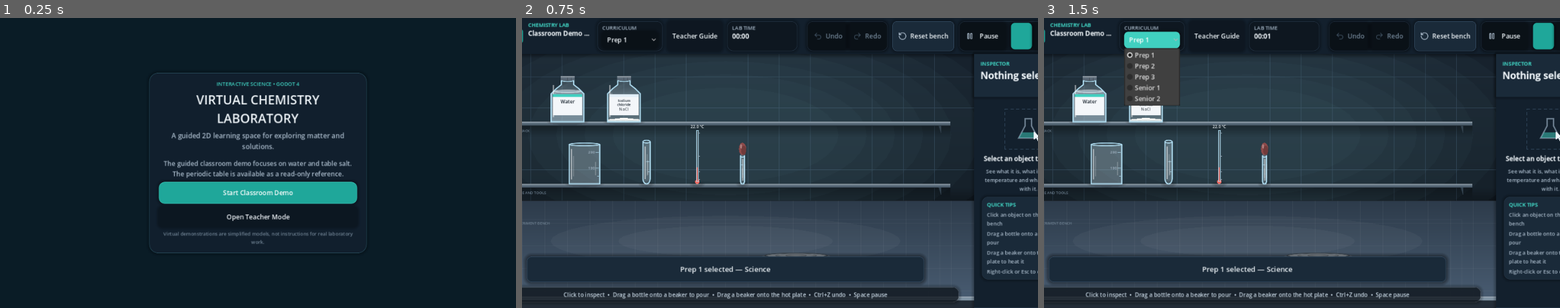
Above: before the commit, frames 1-3 (left to right).
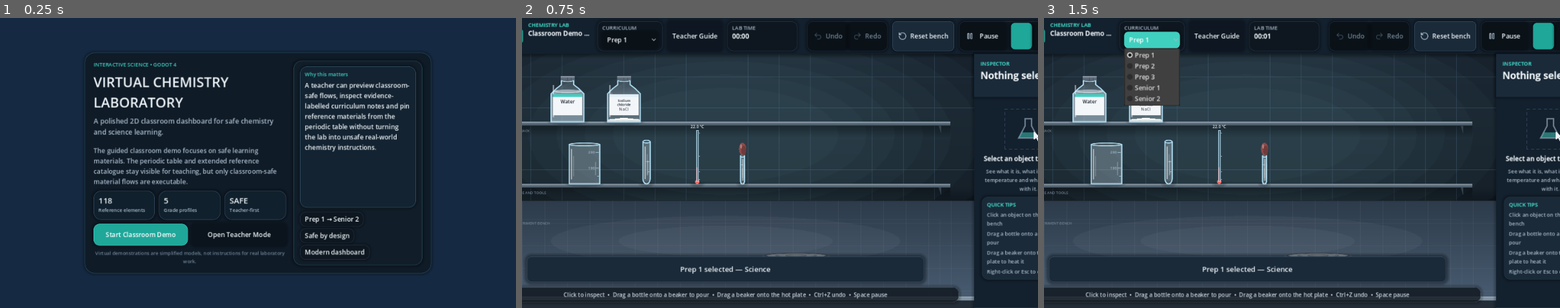
Above: after the commit, the same moments.

Repository: KareemMohammadeen/chemistry-lab-2d
Game: Godot game, scene res://scenes/main.tscn
The game is run twice, just before and just after one commit, with the same random seed, the same clock (stepped at 60 frames per second) and the same inputs.
Inputs:
- Up to frame 1 (0.25 s): no input
- Up to frame 2 (0.75 s): click "Start Classroom Demo" at 0.5 s
- Up to frame 3 (1.5 s): click "Prep 1" at 1.25 s

The runs differ from the first frame. In frame 1, 60% of the frame differs, in the area x 0-100%, y 0-100%; in frame 2, nothing differs; in frame 3, nothing differs.

Commit message:
Redesign the welcome screen into a modern classroom dashboard entry point

Diff:
--- a/scripts/ui/welcome_overlay.gd
+++ b/scripts/ui/welcome_overlay.gd
@@ -6,7 +6,7 @@
 signal mode_selected(mode: String)
 
 const TITLE := "VIRTUAL CHEMISTRY LABORATORY"
-const SUBTITLE := "A guided 2D learning space for exploring matter and solutions."
+const SUBTITLE := "A polished 2D classroom dashboard for safe chemistry and science learning."
 
 
 func _ready() -> void:
@@ -18,16 +18,22 @@
 
 func _build_screen() -> void:
 	var backdrop := ColorRect.new()
-	backdrop.color = Color("#07111B")
+	backdrop.color = LabColors.BACKGROUND
 	backdrop.set_anchors_and_offsets_preset(Control.PRESET_FULL_RECT)
 	backdrop.mouse_filter = Control.MOUSE_FILTER_STOP
 	add_child(backdrop)
 
-	var glow := ColorRect.new()
-	glow.color = Color(0.12, 0.42, 0.48, 0.12)
-	glow.set_anchors_and_offsets_preset(Control.PRESET_FULL_RECT)
-	glow.mouse_filter = Control.MOUSE_FILTER_IGNORE
-	backdrop.add_child(glow)
+	var glow_left := ColorRect.new()
+	glow_left.color = Color(0.13, 0.56, 0.54, 0.16)
+	glow_left.set_anchors_and_offsets_preset(Control.PRESET_FULL_RECT)
+	glow_left.mouse_filter = Control.MOUSE_FILTER_IGNORE
+	backdrop.add_child(glow_left)
+
+	var glow_right := ColorRect.new()
+	glow_right.color = Color(0.37, 0.30, 0.88, 0.12)
+	glow_right.set_anchors_and_offsets_preset(Control.PRESET_FULL_RECT)
+	glow_right.mouse_filter = Control.MOUSE_FILTER_IGNORE
+	backdrop.add_child(glow_right)
 
 	var center := CenterContainer.new()
 	center.set_anchors_and_offsets_preset(Control.PRESET_FULL_RECT)
@@ -35,65 +41,128 @@
 	center.size_flags_vertical = Control.SIZE_EXPAND_FILL
 	add_child(center)
 
-	var panel := PanelContainer.new()
-	panel.custom_minimum_size = Vector2(540.0, 0.0)
-	panel.add_theme_stylebox_override("panel",
-		LabTheme.box(Color("#111F2D"), Color("#2B5363"), 1, 22, 24, 18))
-	center.add_child(panel)
-
-	var content := VBoxContainer.new()
-	content.add_theme_constant_override("separation", 8)
+	var shell := PanelContainer.new()
+	shell.custom_minimum_size = Vector2(860.0, 0.0)
+	shell.add_theme_stylebox_override("panel", LabTheme.box(Color("#0F1B27"), Color("#2E5362"), 1, 24, 22, 20))
+	center.add_child(shell)
+
+	var content := HBoxContainer.new()
+	content.add_theme_constant_override("separation", 18)
 	content.size_flags_horizontal = Control.SIZE_EXPAND_FILL
-	panel.add_child(content)
+	shell.add_child(content)
+
+	var left := VBoxContainer.new()
+	left.custom_minimum_size.x = 430.0
+	left.size_flags_horizontal = Control.SIZE_EXPAND_FILL
+	left.add_theme_constant_override("separation", 10)
+	content.add_child(left)
 
 	var eyebrow := Label.new()
 	eyebrow.text = "INTERACTIVE SCIENCE • GODOT 4"
-	eyebrow.horizontal_alignment = HORIZONTAL_ALIGNMENT_CENTER
+	eyebrow.horizontal_alignment = HORIZONTAL_ALIGNMENT_LEFT
 	eyebrow.add_theme_color_override("font_color", LabColors.ACCENT)
 	eyebrow.add_theme_font_size_override("font_size", 13)
-	content.add_child(eyebrow)
+	left.add_child(eyebrow)
 
 	var title := Label.new()
 	title.text = TITLE
-	title.horizontal_alignment = HORIZONTAL_ALIGNMENT_CENTER
+	title.horizontal_alignment = HORIZONTAL_ALIGNMENT_LEFT
 	title.autowrap_mode = TextServer.AUTOWRAP_WORD_SMART
 	title.add_theme_color_override("font_color", LabColors.TEXT_PRIMARY)
-	title.add_theme_font_size_override("font_size", 31)
-	content.add_child(title)
+	title.add_theme_font_size_override("font_size", 34)
+	left.add_child(title)
 
 	var subtitle := Label.new()
 	subtitle.text = SUBTITLE
-	subtitle.horizontal_alignment = HORIZONTAL_ALIGNMENT_CENTER
+	subtitle.horizontal_alignment = HORIZONTAL_ALIGNMENT_LEFT
 	subtitle.autowrap_mode = TextServer.AUTOWRAP_WORD_SMART
 	subtitle.add_theme_color_override("font_color", LabColors.TEXT_SECONDARY)
 	subtitle.add_theme_font_size_override("font_size", 17)
-	content.add_child(subtitle)
+	left.add_child(subtitle)
 
 	var separator := HSeparator.new()
-	content.add_child(separator)
+	left.add_child(separator)
 
 	var demo_note := Label.new()
-	demo_note.text = "The guided classroom demo focuses on water and table salt. The periodic table is available as a read-only reference."
-	demo_note.horizontal_alignment = HORIZONTAL_ALIGNMENT_CENTER
+	demo_note.text = "The guided classroom demo focuses on safe learning materials. The periodic table and extended reference catalogue stay visible for teaching, but only classroom-safe material flows are executable."
+	demo_note.horizontal_alignment = HORIZONTAL_ALIGNMENT_LEFT
 	demo_note.autowrap_mode = TextServer.AUTOWRAP_WORD_SMART
 	demo_note.add_theme_color_override("font_color", LabColors.TEXT_SECONDARY)
-	content.add_child(demo_note)
+	left.add_child(demo_note)
+
+	var stat_row := HBoxContainer.new()
+	stat_row.add_theme_constant_override("separation", 10)
+	left.add_child(stat_row)
+	stat_row.add_child(_make_stat_card("118", "Reference elements"))
+	stat_row.add_child(_make_stat_card("5", "Grade profiles"))
+	stat_row.add_child(_make_stat_card("SAFE", "Teacher-first"))
+
+	var button_row := HBoxContainer.new()
+	button_row.add_theme_constant_override("separation", 10)
+	left.add_child(button_row)
 
 	var demo_button := Button.new()
 	demo_button.text = "Start Classroom Demo"
 	demo_button.custom_minimum_size = Vector2(0.0, 54.0)
+	demo_button.size_flags_horizontal = Control.SIZE_EXPAND_FILL
 	demo_button.theme_type_variation = &"AccentButton"
 	demo_button.focus_mode = Control.FOCUS_NONE
 	demo_button.pressed.connect(func() -> void: mode_selected.emit("student"))
-	content.add_child(demo_button)
+	button_row.add_child(demo_button)
 
 	var teacher_button := Button.new()
 	teacher_button.text = "Open Teacher Mode"
-	teacher_button.custom_minimum_size = Vector2(0.0, 50.0)
+	teacher_button.custom_minimum_size = Vector2(0.0, 54.0)
+	teacher_button.size_flags_horizontal = Control.SIZE_EXPAND_FILL
 	teacher_button.theme_type_variation = &"ToolButton"
 	teacher_button.focus_mode = Control.FOCUS_NONE
 	teacher_button.pressed.connect(func() -> void: mode_selected.emit("teacher"))
-	content.add_child(teacher_button)
+	button_row.add_child(teacher_button)
+
+	var right := VBoxContainer.new()
+	right.custom_minimum_size.x = 320.0
+	right.add_theme_constant_override("separation", 10)
+	right.size_flags_vertical = Control.SIZE_EXPAND_FILL
+	content.add_child(right)
+
+	var right_panel := PanelContainer.new()
+	right_panel.size_flags_vertical = Control.SIZE_EXPAND_FILL
+	right_panel.add_theme_stylebox_override("panel", LabTheme.box(Color("#111E2A"), Color("#2A4D5A"), 1, 20, 16, 14))
+	right.add_child(right_panel)
+
+	var right_content := VBoxContainer.new()
+	right_content.add_theme_constant_override("separation", 10)
+	right_panel.add_child(right_content)
+
+	var hero_card := PanelContainer.new()
+	hero_card.add_theme_stylebox_override("panel", LabTheme.box(Color("#132331"), Color("#33576A"), 1, 18, 12, 10))
+	hero_card.custom_minimum_size = Vector2(0.0, 120.0)
+	hero_card.size_flags_horizontal = Control.SIZE_EXPAND_FILL
+	hero_card.size_flags_vertical = Control.SIZE_EXPAND_FILL
+	right_content.add_child(hero_card)
+
+	var hero_column := VBoxContainer.new()
+	hero_column.add_theme_constant_override("separation", 7)
+	hero_card.add_child(hero_column)
+
+	var hero_caption := Label.new()
+	hero_caption.text = "Why this matters"
+	hero_caption.add_theme_color_override("font_color", LabColors.ACCENT)
+	hero_caption.add_theme_font_size_override("font_size", 13)
+	hero_column.add_child(hero_caption)
+
+	var hero_text := Label.new()
+	hero_text.text = "A teacher can preview classroom-safe flows, inspect evidence-labelled curriculum notes and pin reference materials from the periodic table without turning the lab into unsafe real-world chemistry instructions."
+	hero_text.autowrap_mode = TextServer.AUTOWRAP_WORD_SMART
+	hero_text.add_theme_color_override("font_color", LabColors.TEXT_PRIMARY)
+	hero_column.add_child(hero_text)
+
+	var chips := HFlowContainer.new()
+	chips.add_theme_constant_override("separation", 8)
+	right_content.add_child(chips)
+	chips.add_child(_make_chip("Prep 1 → Senior 2"))
+	chips.add_child(_make_chip("Safe by design"))
+	chips.add_child(_make_chip("Modern dashboard"))
 
 	var footer := Label.new()
 	footer.text = "Virtual demonstrations are simplified models, not instructions for real laboratory work."
@@ -101,4 +170,35 @@
 	footer.autowrap_mode = TextServer.AUTOWRAP_WORD_SMART
 	footer.add_theme_color_override("font_color", LabColors.TEXT_MUTED)
 	footer.add_theme_font_size_override("font_size", 12)
-	content.add_child(footer)
+	left.add_child(footer)
+
+
+func _make_stat_card(value: String, caption: String) -> Control:
+	var card := PanelContainer.new()
+	card.custom_minimum_size = Vector2(0.0, 72.0)
+	card.size_flags_horizontal = Control.SIZE_EXPAND_FILL
+	card.theme_type_variation = &"StatPanel"
+	var column := VBoxContainer.new()
+	column.add_theme_constant_override("separation", 0)
+	card.add_child(column)
+	var value_label := Label.new()
+	value_label.text = value
+	value_label.add_theme_color_override("font_color", LabColors.TEXT_PRIMARY)
+	value_label.add_theme_font_size_override("font_size", 20)
+	column.add_child(value_label)
+	var caption_label := Label.new()
+	caption_label.text = caption
+	caption_label.add_theme_color_override("font_color", LabColors.TEXT_SECONDARY)
+	caption_label.add_theme_font_size_override("font_size", 12)
+	column.add_child(caption_label)
+	return card
+
+
+func _make_chip(text: String) -> Control:
+	var chip := PanelContainer.new()
+	chip.theme_type_variation = &"ChipPanel"
+	var label := Label.new()
+	label.text = text
+	label.add_theme_color_override("font_color", LabColors.TEXT_PRIMARY)
+	chip.add_child(label)
+	return chip
